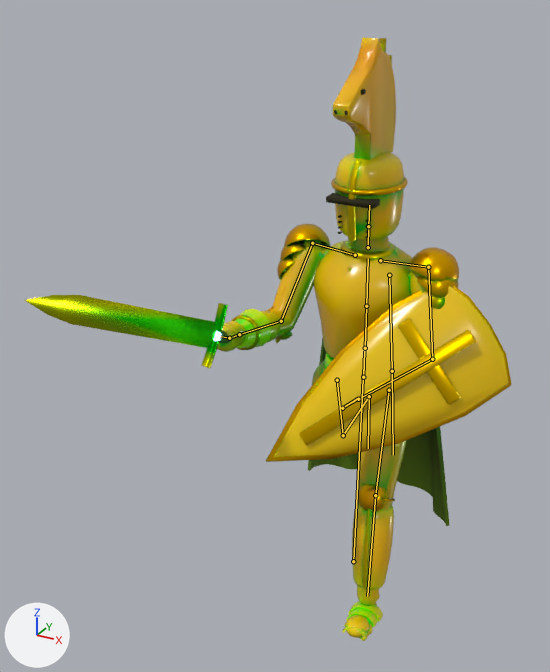
Before and after pictures for a commit that changed the glTF model public/models/knight_lo.glb.
The view is the same before and after, from a 50 mm lens placed at (1.03, -2.63, 2.36), pointed at (-0.16, -0.47, 1.28). Lighting does not change. The marker at lower left points along +X, +Y and +Z. The picture after the commit comes second. Both versions are drawn at frame 14 of the action 'walk'; the numbers are the values there. The bones that change, and the others that lie on the model, are drawn over the model as lines.

Names of what the first picture shows: 'knight'.
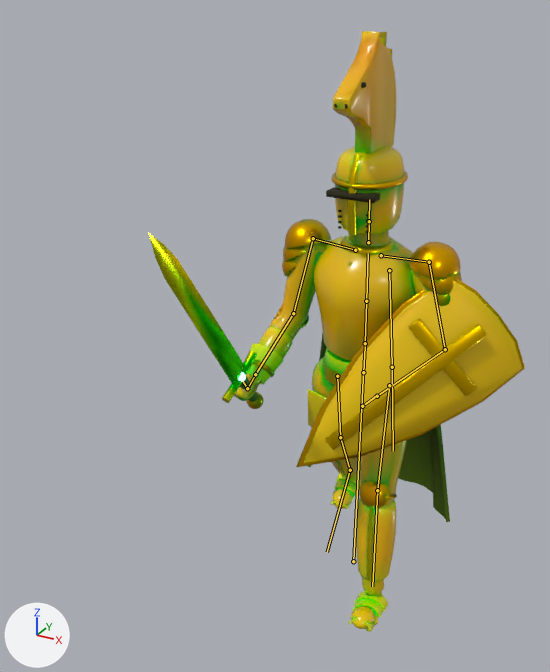
Location of each change, [x1, y1, x2, y2] in pixels of the pictures (550 x 672 px):
'knight', posed (23% narrower): before [25, 38, 512, 641]; after [148, 31, 525, 632]
bone 'hips', root to tip: before (363, 377) to (364, 351); after (363, 372) to (365, 346)
bone 'upperarm.L', root to tip: before (428, 267) to (432, 359); after (429, 262) to (445, 349)
bone 'forearm.L', root to tip: before (432, 359) to (358, 399); after (445, 349) to (377, 396)
bone 'upperarm.R', root to tip: before (312, 243) to (281, 321); after (313, 238) to (293, 313)
bone 'forearm.R', root to tip: before (281, 321) to (239, 334); after (293, 313) to (255, 374)
bone 'prop.R', root to tip: before (229, 338) to (221, 336); after (247, 388) to (243, 381)
bone 'thigh.L', root to tip: before (389, 390) to (375, 495); after (389, 385) to (377, 490)
bone 'shin.L', root to tip: before (375, 495) to (367, 596); after (377, 490) to (372, 586)
bone 'thigh.R', root to tip: before (337, 380) to (343, 435); after (337, 376) to (340, 437)
bone 'shin.R', root to tip: before (343, 435) to (369, 396); after (340, 437) to (350, 470)
bone 'foot.R', root to tip: before (369, 396) to (368, 448); after (350, 470) to (327, 552)

What the commit changed:
Bone 'hips' (bone_hips) moves from (0.0, -0.033, 0.0) to (0.0, -0.013, 0.0).
Bone 'upperarm.L' (bone_upperarm_l) turns from (-20, 0, -14) to (-6, 0, -14) degrees about its own x, y and z.
Bone 'forearm.L' (bone_forearm_l) turns from (-60, 55, 0) to (-62, 55, 0) degrees about its own x, y and z.
Bone 'upperarm.R' (bone_upperarm_r) turns from (-38, 0, 4) to (-10, 0, 8) degrees about its own x, y and z.
Bone 'forearm.R' (bone_forearm_r) turns from (-62, 0, 0) to (-40, 0, 0) degrees about its own x, y and z.
Bone 'prop.R' (bone_prop_r) turns from (160, 0, 0) to (85, 0, 0) degrees about its own x, y and z.
Bone 'thigh.L' (bone_thigh_l) turns from (-29, 0, -4) to (-25, 0, -4) degrees about its own x, y and z.
Bone 'shin.L' (bone_shin_l) turns from (7, 0, 0) to (8, 0, 0) degrees about its own x, y and z.
Bone 'thigh.R' (bone_thigh_r) turns from (28, 0, 4) to (24, 0, 4) degrees about its own x, y and z.
Bone 'shin.R' (bone_shin_r) turns from (58, 0, 0) to (10, 0, 0) degrees about its own x, y and z.
Bone 'foot.R' (bone_foot_r) turns from (-4, 0, 0) to (-7, 0, 0) degrees about its own x, y and z.
